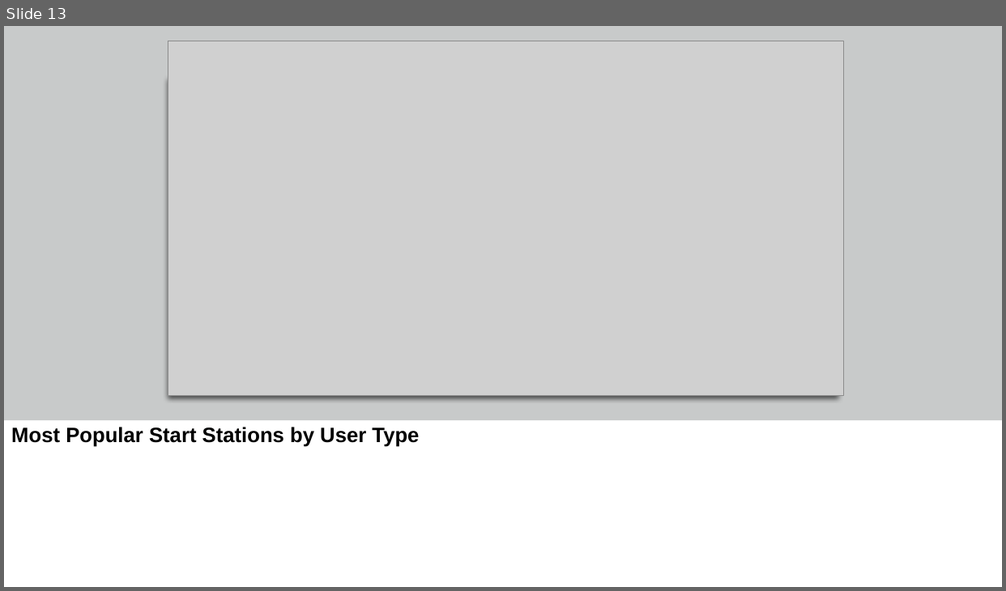
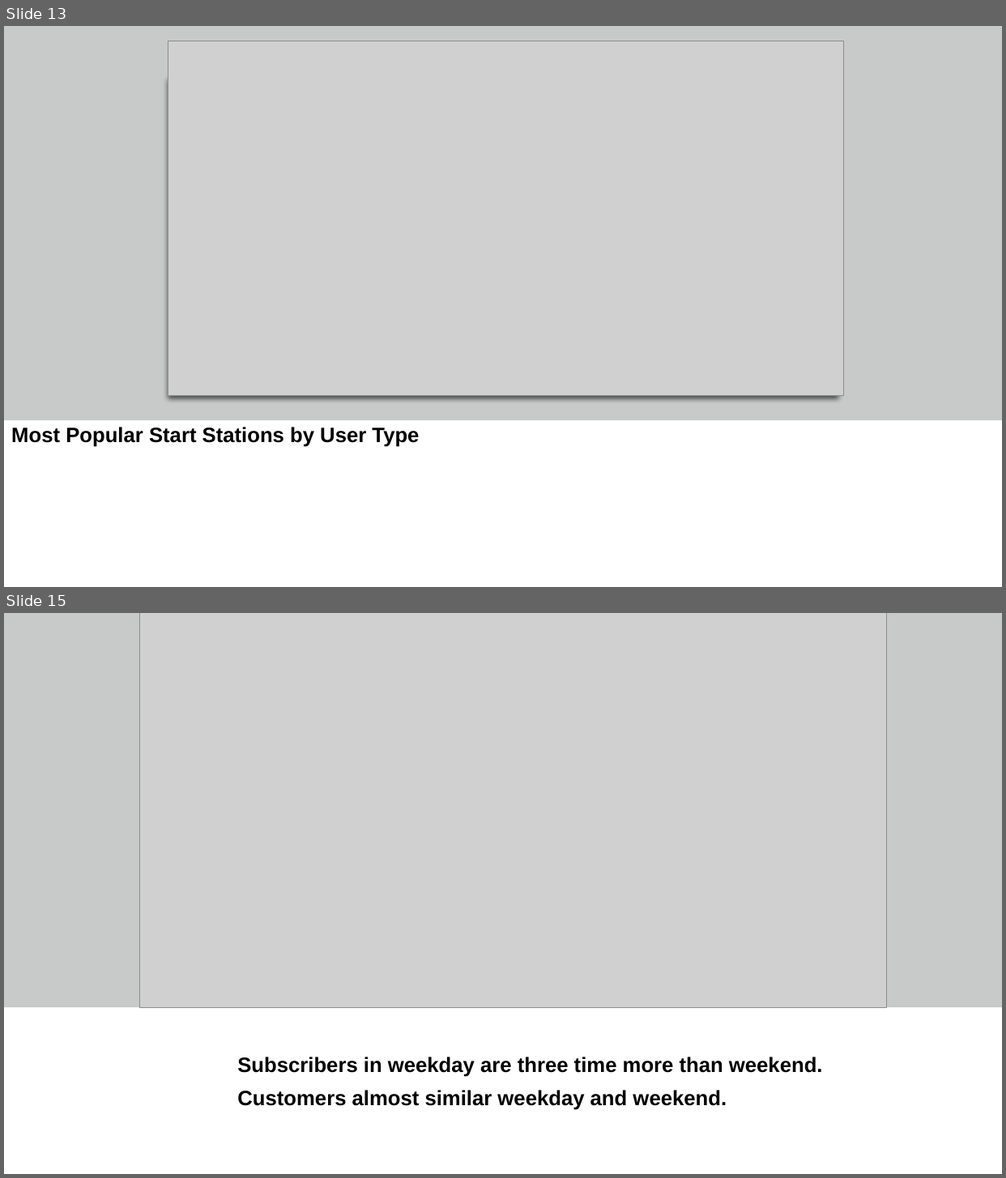
Before and after one commit to kkrlee/CitiBike-Capstone, a slide deck: Citi Bike.pptx. Shown one above the other, each under a label of ours: slide 13 before the commit, slides 13 and 15 after it; the slides between them are not shown. The pictures are 1006x591 and 1006x1178 pixels, drawn with LibreOffice and Linux fonts; fonts in the diff are those of the drawing; grey boxes stand for pictures. Boxes give left, top, right and bottom in pixels: in the first picture for what was removed or moved away, otherwise in the second. Text is boxed around its words. In the diff, an @@ line names an element or a change of style, - is before the commit and + after.

```diff
--- a/Citi Bike.pptx
+++ b/Citi Bike.pptx
@@ slide 15 added at [4, 613, 1002, 1174], background #FFFFFF @@
@@ rectangle added at [4, 613, 1002, 1007], fill #C8CACA @@
@@ picture added at [139, 613, 887, 1007] @@
@@ rounded rectangle added at [168, 666, 838, 983], fill #FFFFFF, outline #C8CACA 0.75 pt @@
@@ subtitle added at [237, 1057, 823, 1110], 20 pt, text #000000, bold @@
+Subscribers in weekday are three time more than weekend.
+Customers almost similar weekday and weekend.
```
Also in this commit, not shown: 5 slides changed, 2 other slides added, 10 slides removed, 1 other file.
